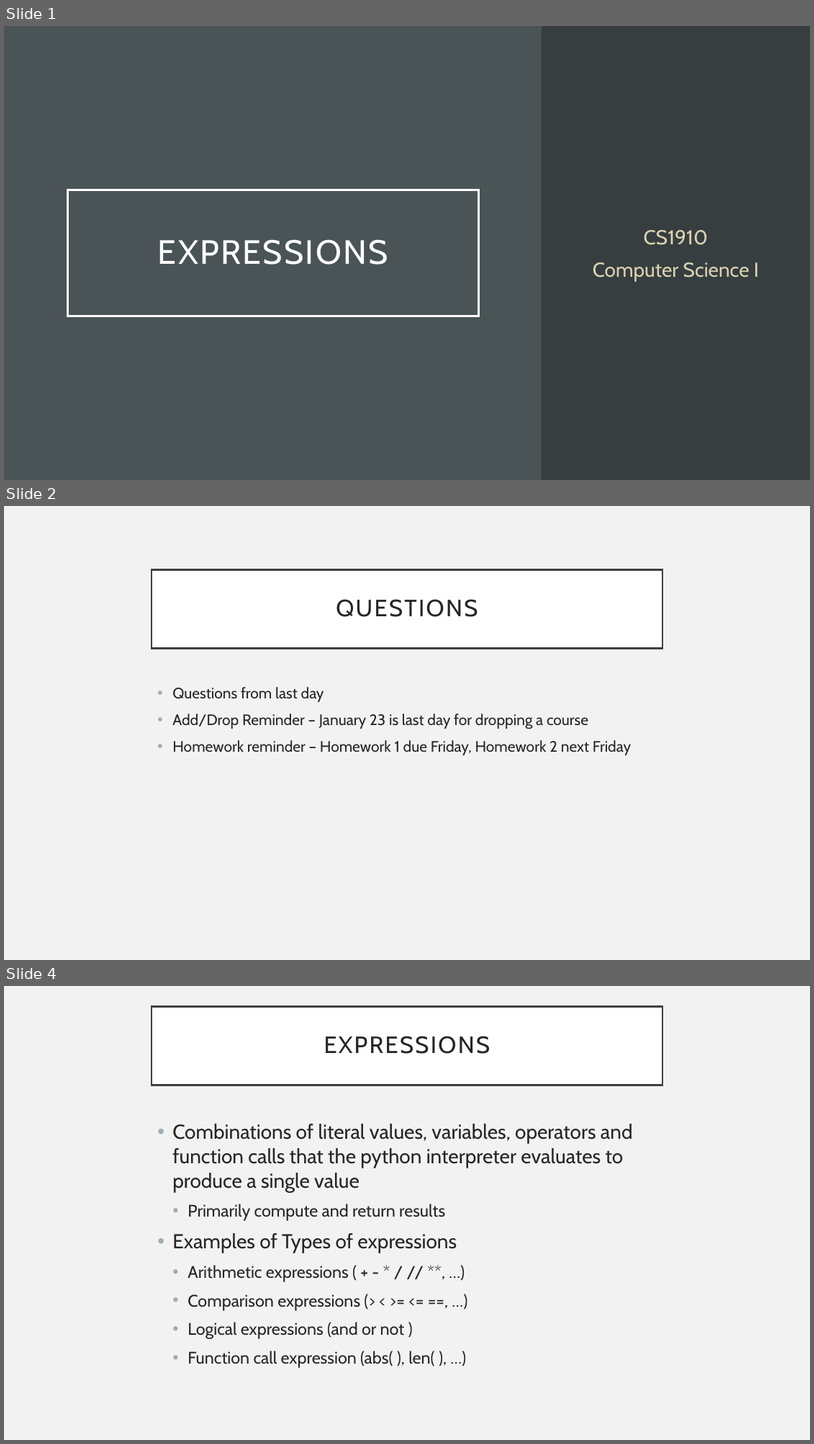
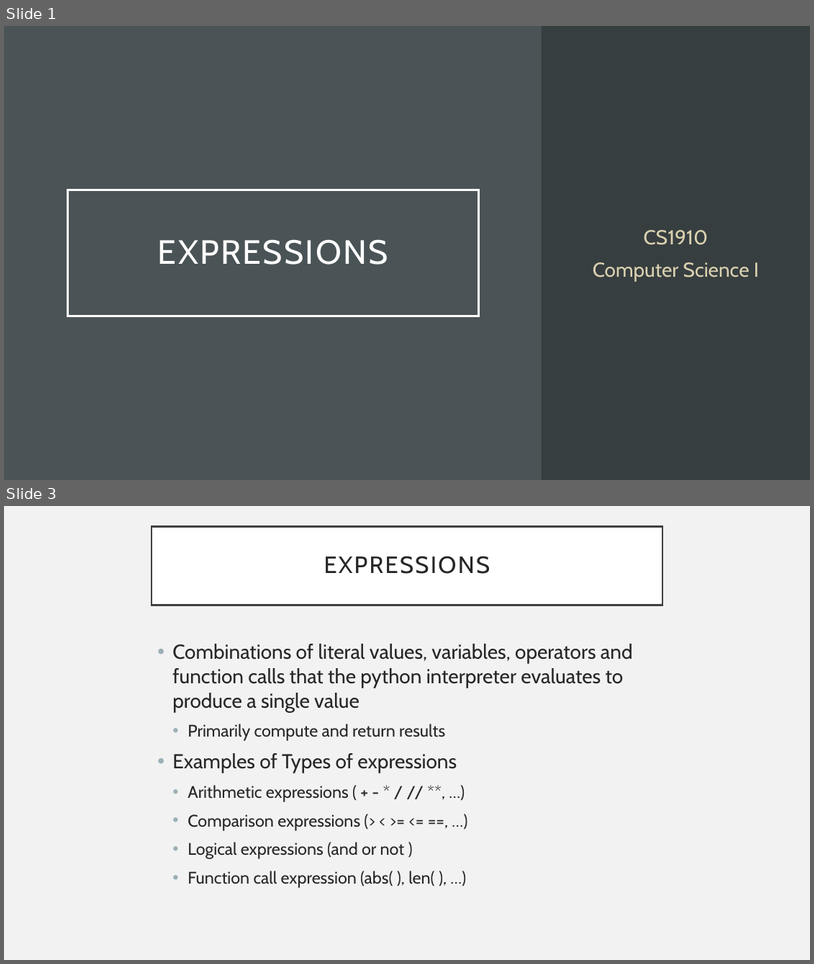
Before and after one commit to UPEI-CS/CS1910-Students, a slide deck: lectures/04-Expressions/CS1910_Expressions_Lecture.pptx. Shown one above the other, each under a label of ours: slides 1, 2 and 4 before the commit, slides 1 and 3 after it; the slides between them are not shown. The pictures are 814x1444 and 814x964 pixels, drawn with LibreOffice and Linux fonts; fonts in the diff are those of the drawing. Boxes give left, top, right and bottom in pixels: in the first picture for what was removed or moved away, otherwise in the second. Text is boxed around its words. In the diff, an @@ line names an element or a change of style, - is before the commit and + after.

```diff
--- a/lectures/04-Expressions/CS1910_Expressions_Lecture.pptx
+++ b/lectures/04-Expressions/CS1910_Expressions_Lecture.pptx
@@ slide 2 removed at bbox=[4, 506, 810, 960], background #F2F2F2 @@
@@ title removed at bbox=[152, 569, 663, 648] @@
-QUESTIONS
@@ text removed at bbox=[172, 687, 631, 755] @@
-• Questions from last day
-• Add/Drop Reminder – January 23 is last day for dropping a course
-• Homework reminder – Homework 1 due Friday, Homework 2 next Friday
@@ what was slide 4 is now slide 3 @@
```
Also in this commit, not shown: 1 slide changed, 2 other files.
